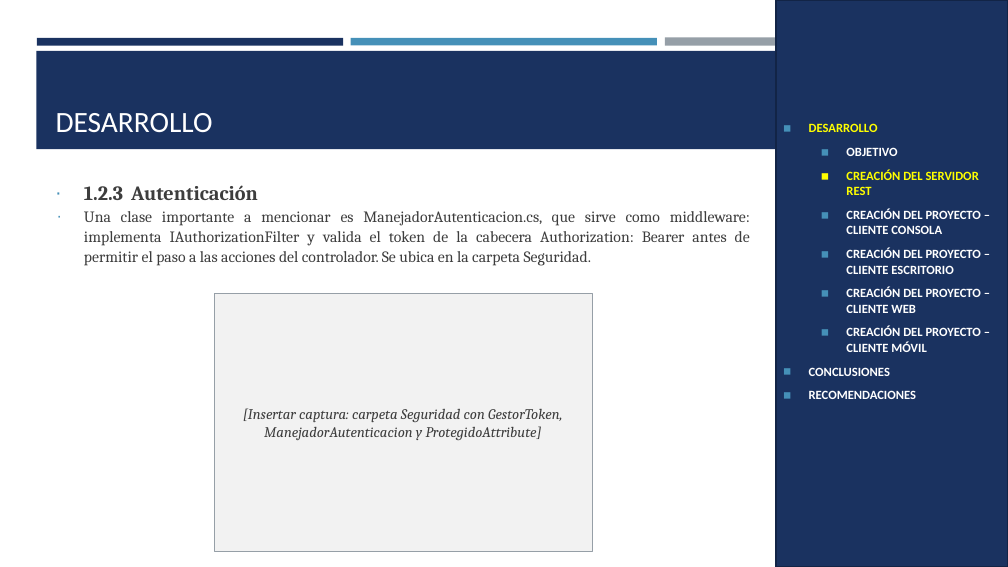
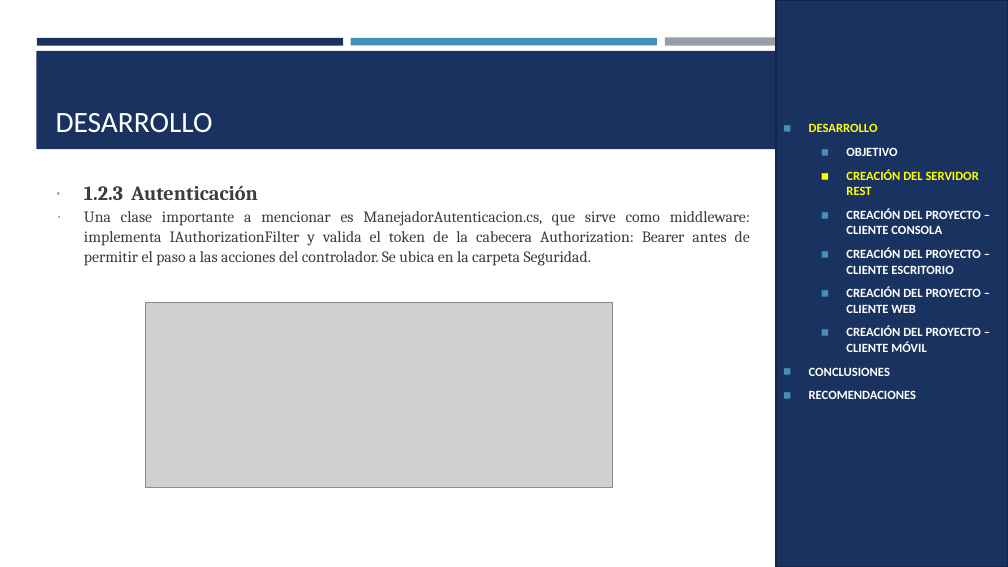
Before and after one commit to Teo344/Arquitectura_GRUPO03, a slide deck: slide 11 of TI.1.4. PAO202651_RESTFUL_DOTNET_SINBDD_NRC36884_GR03/05. DOCUMENTACION/PRESENTACION TI.1.4. RESTFUL sin BDD en DOTNET GR03.pptx. Drawn at 1008x567 pixels with LibreOffice and Linux fonts; fonts in the diff are those of the drawing; grey boxes stand for pictures. Boxes give left, top, right and bottom in pixels: in the first picture for what was removed or moved away, otherwise in the second. Text is boxed around its words. In the diff, an @@ line names an element or a change of style, - is before the commit and + after.

```diff
--- a/TI.1.4. PAO202651_RESTFUL_DOTNET_SINBDD_NRC36884_GR03/05. DOCUMENTACION/PRESENTACION TI.1.4. RESTFUL sin BDD en DOTNET GR03.pptx
+++ b/TI.1.4. PAO202651_RESTFUL_DOTNET_SINBDD_NRC36884_GR03/05. DOCUMENTACION/PRESENTACION TI.1.4. RESTFUL sin BDD en DOTNET GR03.pptx
@@ rectangle removed at [214,293,592,552] @@
-[Insertar captura: carpeta Seguridad con GestorToken, ManejadorAutenticacion y ProtegidoAttribute]
@@ picture added at [146,302,613,487] @@
```
Also in this commit, not shown: 25 other slides changed, 3 slides removed, 1 other file.
